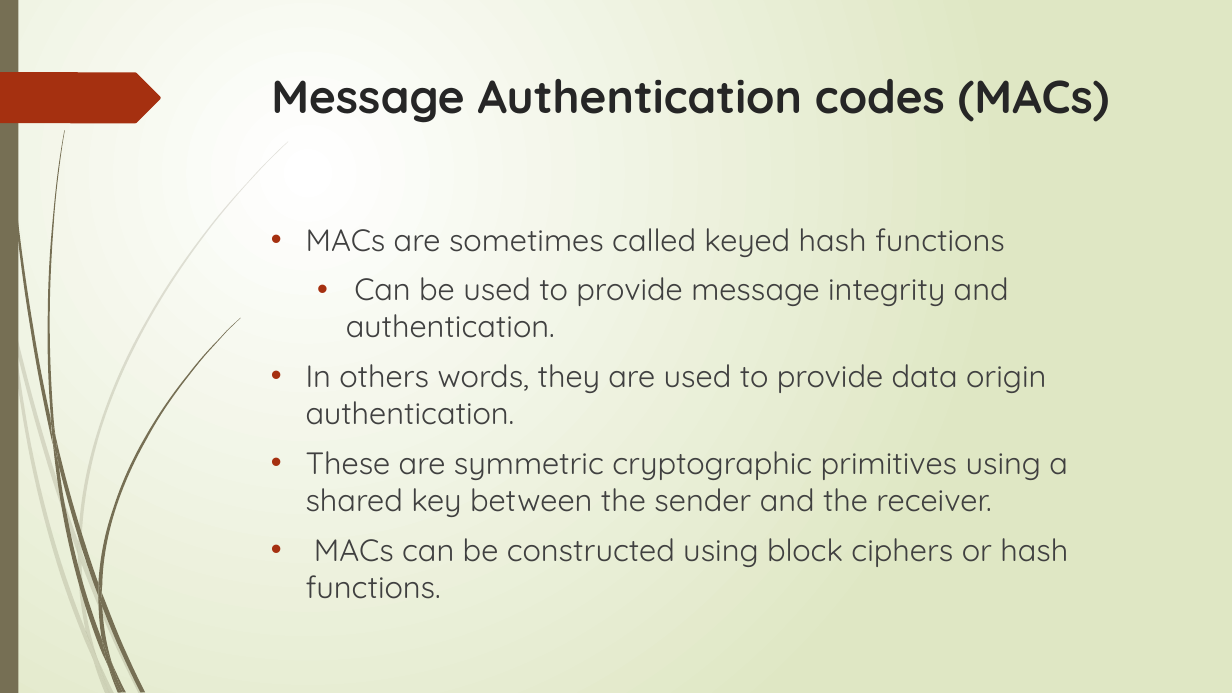
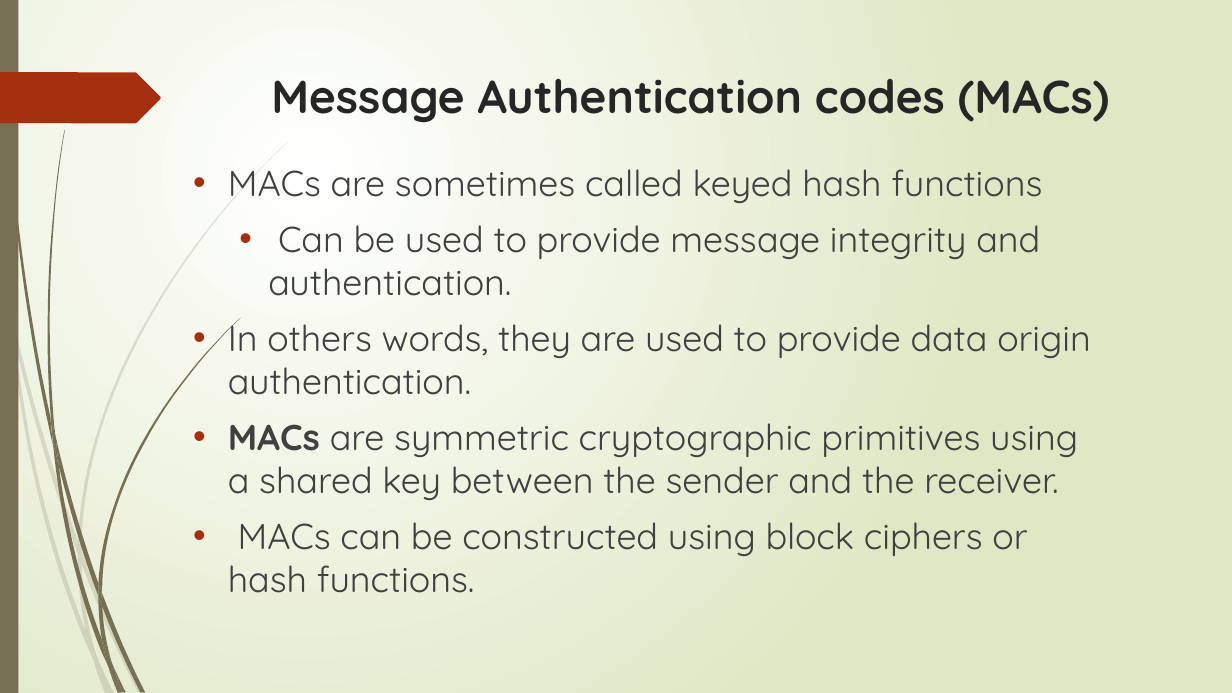
Before and after one commit to sanjayshimoga/nmit-blockchain-DApps, a slide deck: slide 79 of Hash functions.pptx. Drawn at 1232x693 pixels with LibreOffice and Linux fonts; fonts in the diff are those of the drawing. Boxes give left, top, right and bottom in pixels: in the first picture for what was removed or moved away, otherwise in the second. Text is boxed around its words. In the diff, an @@ line names an element or a change of style, - is before the commit and + after.

```diff
--- a/Hash functions.pptx
+++ b/Hash functions.pptx
@@ text "MACs are sometimes called keyed ...": place and size @@
-text "MACs are sometimes called keyed ..." at box(306, 228, 1068, 599)
+text "MACs are sometimes called keyed ..." at box(228, 169, 1091, 593)
@@ text at box(228, 169, 1091, 593): size 24 to 28 pt in "MACs are sometimes called keyed hash functions", "Can be used to provide message integrity ...", "In others words, they are used to ...", "MACs can be constructed using block ciphers ..." @@
@@ text at box(228, 423, 1078, 500): text changed; size 24 to 28 pt @@
-• These are symmetric cryptographic primitives using a shared key between the sender and the receiver.
+• MACs are symmetric cryptographic primitives using a shared key between the sender and the receiver.
```
Also in this commit, not shown: 23 other slides changed, 2 slides added, 1 slide removed, 2 other files.
